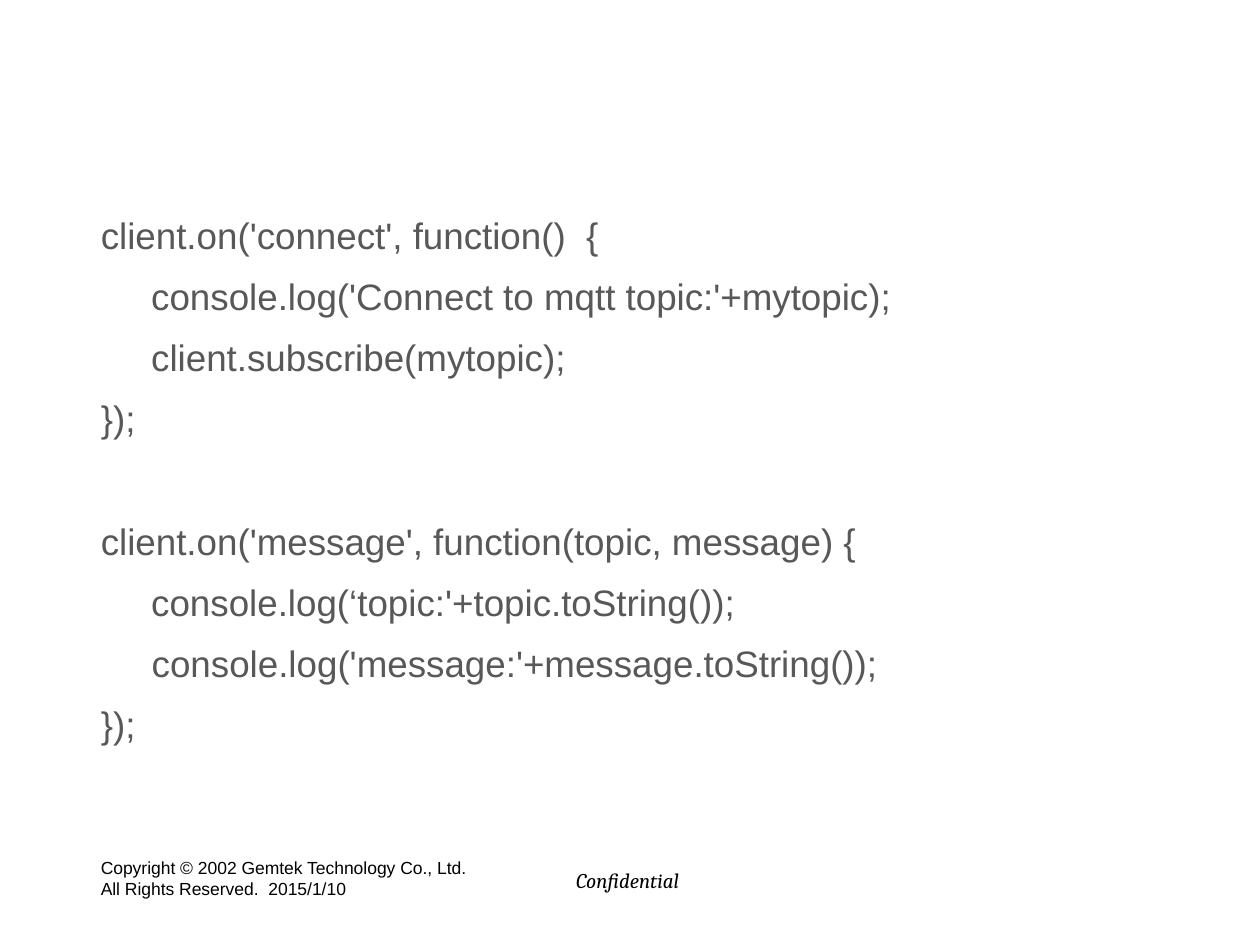
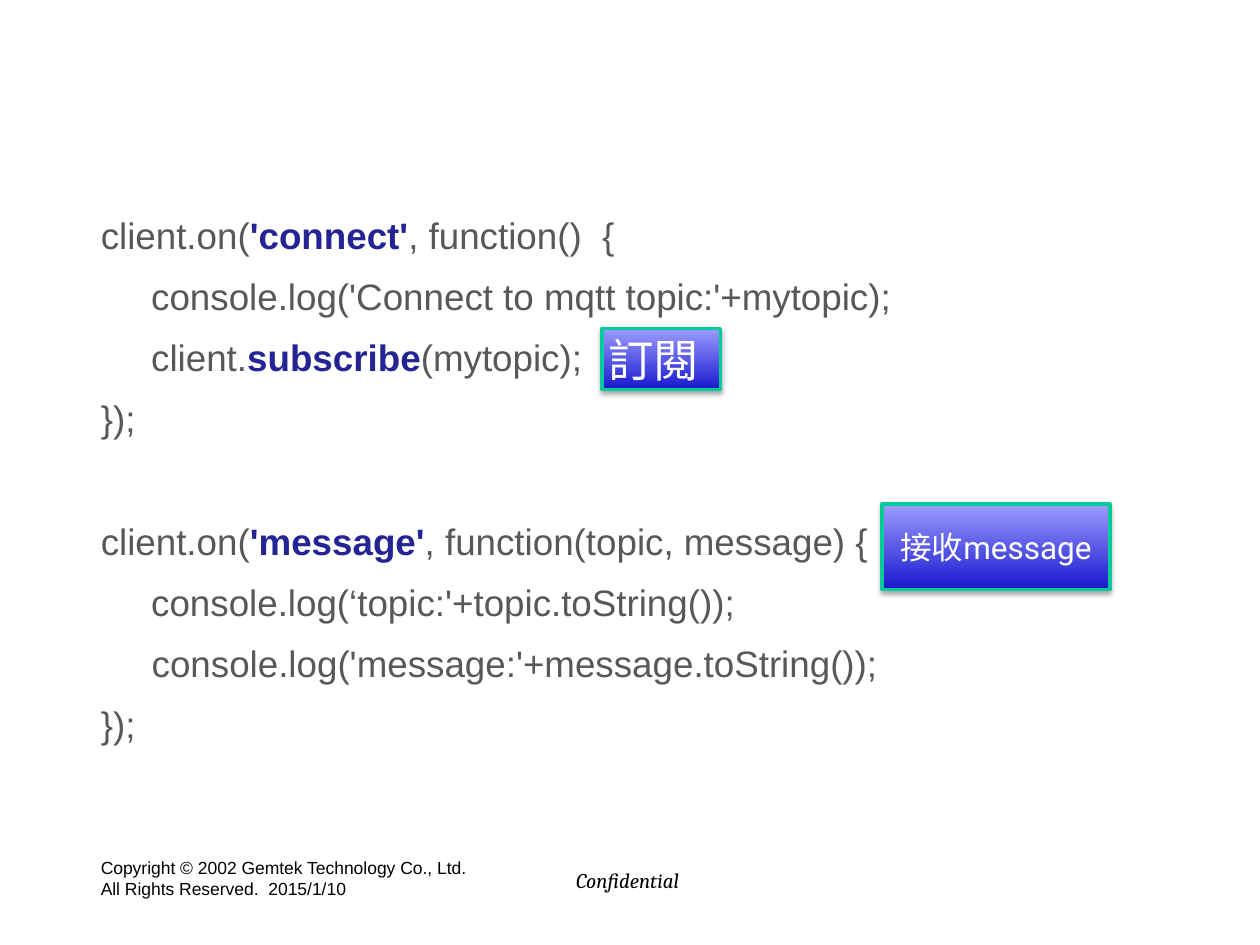
Before and after one commit to hyper570908/demo, a slide deck: slide 14 of doc/GIot_Session2.pptx (slide 17 before the commit). Drawn at 1260x945 pixels with LibreOffice and Linux fonts; fonts in the diff are those of the drawing; background and template pictures are left out. Boxes give left, top, right and bottom in pixels: in the first picture for what was removed or moved away, otherwise in the second. Text is boxed around its words. In the diff, an @@ line names an element or a change of style, - is before the commit and + after.

```diff
--- a/doc/GIot_Session2.pptx
+++ b/doc/GIot_Session2.pptx
@@ text at (101, 222, 845, 562): text colour #585858 to #242494, bold on in "client.on('connect',", "client.subscribe(mytopic);", "client.on('message'," @@
@@ rectangle added at (602, 329, 721, 389), fill gradient #1818CE to #9C9CFF, outline #00CC99 2 pt, 26 pt, text #FFFFFF @@
+訂閱
@@ rectangle added at (882, 504, 1110, 590), fill gradient #1818CE to #9C9CFF, outline #00CC99 2 pt, 18 pt, text #FFFFFF @@
+接收message
```
Also in this commit, not shown: 31 other slides changed, 9 slides added, 11 slides removed.
